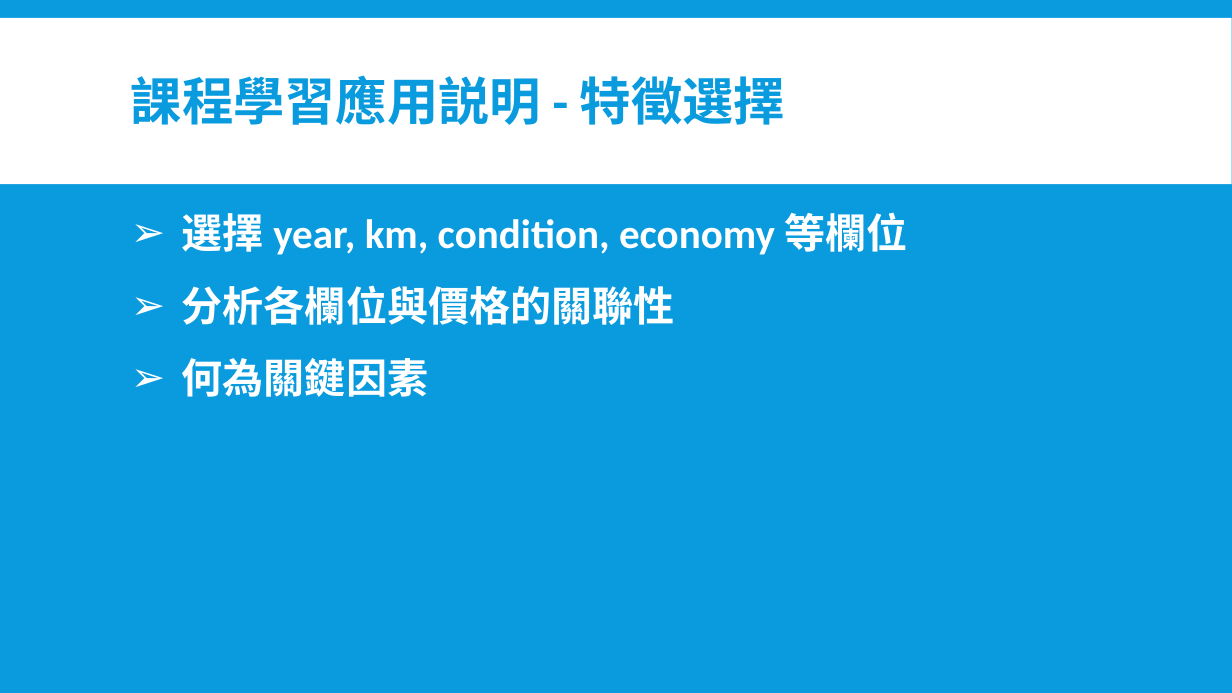
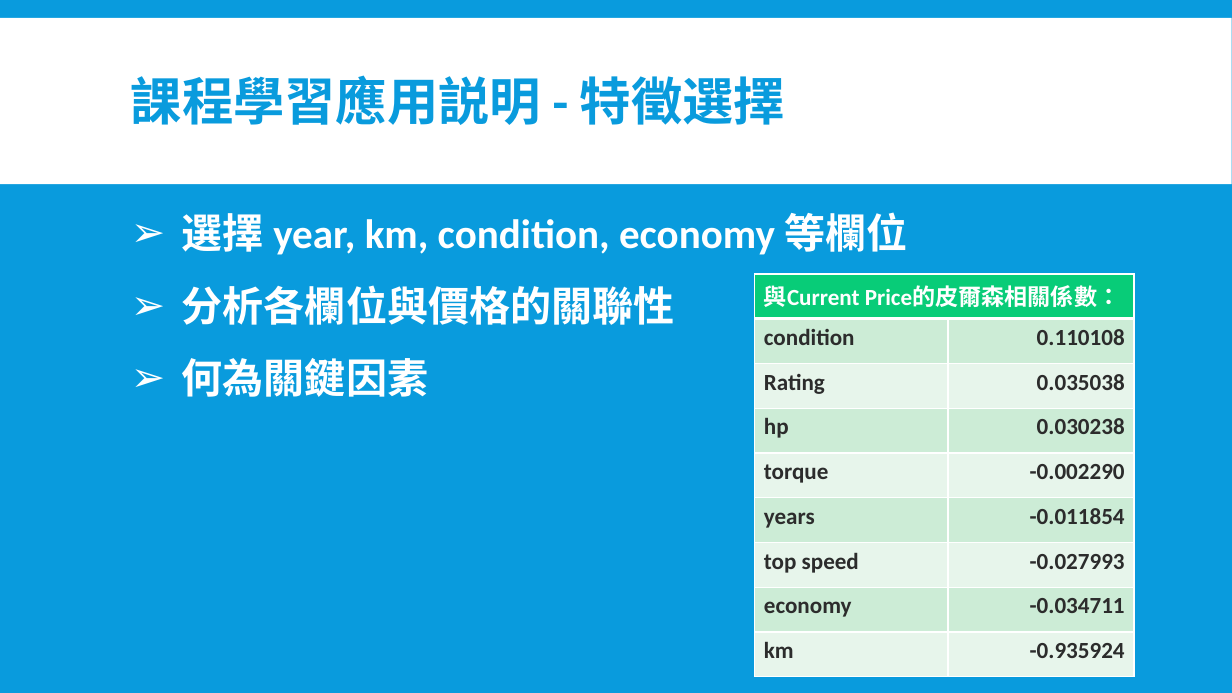
Before and after one commit to chiangmengche/IMLP449, a slide deck: slide 6 of Project/IMLP449_ML_ProjectReport.pptx. Drawn at 1232x693 pixels with LibreOffice and Linux fonts; fonts in the diff are those of the drawing. Boxes give left, top, right and bottom in pixels: in the first picture for what was removed or moved away, otherwise in the second. Text is boxed around its words. In the diff, an @@ line names an element or a change of style, - is before the commit and + after.

```diff
--- a/Project/IMLP449_ML_ProjectReport.pptx
+++ b/Project/IMLP449_ML_ProjectReport.pptx
@@ table added at box(755, 274, 1134, 677), 9 rows, 2 columns @@
+與Current Price的皮爾森相關係數： | 
+condition | 0.110108
+Rating | 0.035038
+hp | 0.030238
+torque | -0.002290
+years | -0.011854
+top speed | -0.027993
+economy | -0.034711
+km | -0.935924
```
Also in this commit, not shown: 3 other slides changed, 1 other file.
